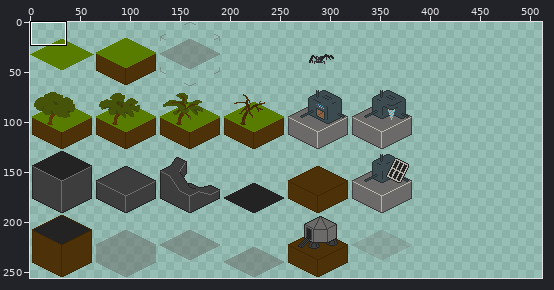
Two states of a sprite sheet, assets/image/tileset.png. The picture above shows the old version from afar; the outline marks the close-up.
Close-up. As it was:
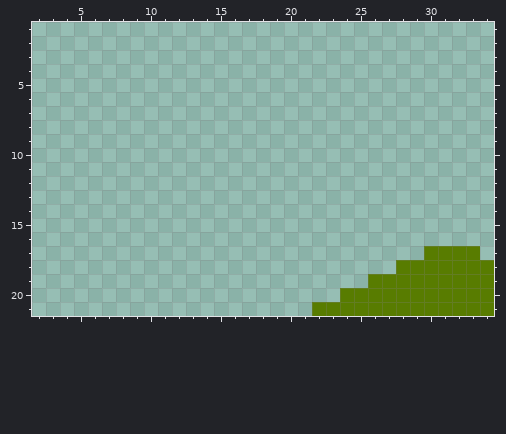
The file is 512x256 pixels. Colours within 5 levels of each other are drawn and written as one. Shown: x 2..34, y 1..21. The commit also changed other parts of the picture, which this record leaves out.
After the commit:
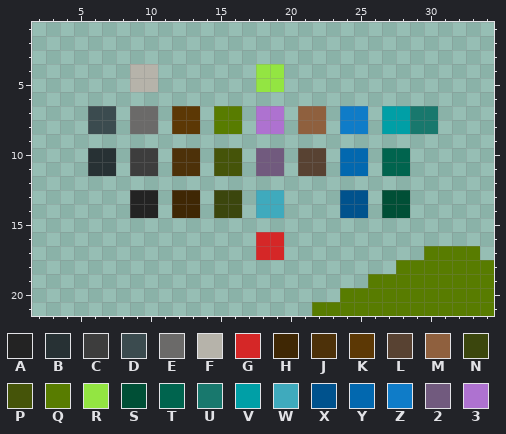
Palette (. is transparent): A #232323  B #273134  C #3d3d3d  D #3b4b4f  E #6b6a69  F #b6b3aa  G #d52727  H #3f2704  J #4d3109  K #5c3805  L #584232  M #8f603e  N #3b460d  P #455409  Q #587c00  R #93e542  S #004f36  T #00644e  U #18786d  V #009fa6  W #3faabd  X #00528d  Y #0268af  Z #0f7cc8  2 #715a7e  3 #ae72d0
Diff:
@@ x 2..34 @@
  3 .................................
- 4 .................................
- 5 .................................
+ 4 .......FF.......RR...............
+ 5 .......FF.......RR...............
  6 .................................
- 7 .................................
- 8 .................................
+ 7 ....DD.EE.KK.QQ.33.MM.ZZ.VVUU....
+ 8 ....DD.EE.KK.QQ.33.MM.ZZ.VVUU....
  9 .................................
-10 .................................
-11 .................................
+10 ....BB.CC.JJ.PP.22.LL.YY.TT......
+11 ....BB.CC.JJ.PP.22.LL.YY.TT......
 12 .................................
-13 .................................
-14 .................................
+13 .......AA.HH.NN.WW....XX.SS......
+14 .......AA.HH.NN.WW....XX.SS......
 15 .................................
-16 .................................
-17 ............................QQQQ.
+16 ................GG...............
+17 ................GG..........QQQQ.
 18 ..........................QQQQQQQ
Where, in picture pixels (left, top, right, bottom), the same in both close-ups:
added: (88, 64, 438, 260)
